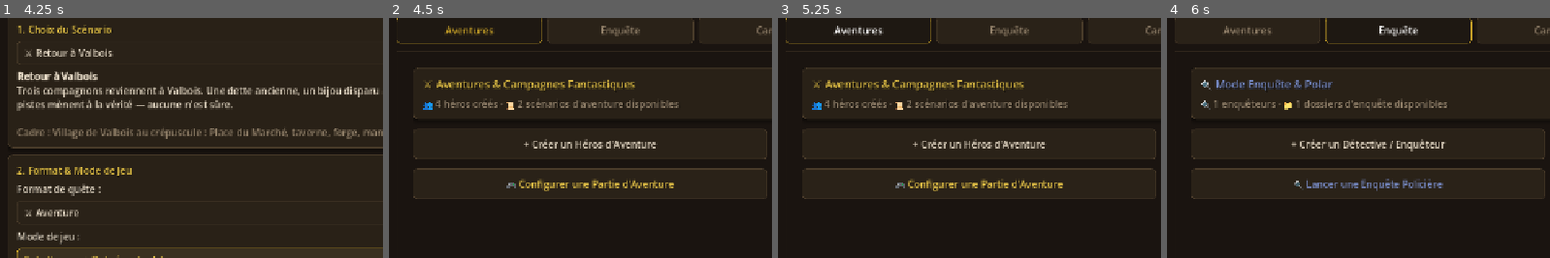
Above: before the commit, frames 1-4 (left to right).
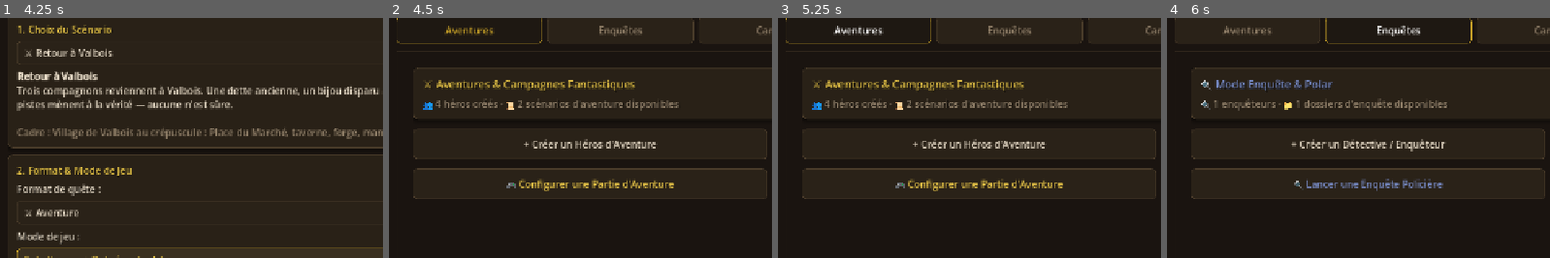
Above: after the commit, the same moments.

Repository: Poisson48/OpenQuest_jdr
Game: Godot game, scene res://scenes/main_menu.tscn
Two runs of this game, one before a commit and one after it. Both use one fixed random seed, a clock stepped at 60 frames per second and the inputs below.
Inputs (mouse positions are % of the whole screen's width and height, from its top left):
- Up to frame 1 (4.25 s): click "Français" at 0.5 s; click "🗺️ Partie en cours" at 1.25 s; click "⚙️ Nouvelle Partie" at 2 s; click "Solo (Joueur + Bots éventuels)" at 2.75 s; click "Solo (Joueur + Bots éventuels)" at 3.5 s
- Up to frame 2 (4.5 s): click "← Retour au Hub" at 4.25 s
- Up to frame 3 (5.25 s): click "Aventures" at 5 s
- Up to frame 4 (6 s): click (30, 11) at 5.75 s, where only the run before the commit has a clickable "Enquête"
The pictures show only the part of the screen within x 0-50%, y 8-58%; the shares and areas given below are measured in that part.

Frame 1 is identical in both runs. In frame 2, 0.2% of the frame differs, in the area x 54-67%, y 3-8%; in frame 3, 0.2%; in frame 4, 0.3%.

Commit message:
ui: ajoute un 's' à 'Enquêtes' dans l'onglet du hub

Diff:
--- a/game/scenes/hub.tscn
+++ b/game/scenes/hub.tscn
@@ -135,7 +135,7 @@
 theme_override_colors/font_color = Color(0.909804, 0.772549, 0.278431, 1)
 text = "🎮 Configurer une Partie d'Aventure"
 
-[node name="Enquête" type="MarginContainer" parent="MainLayout/TabContainer"]
+[node name="Enquêtes" type="MarginContainer" parent="MainLayout/TabContainer"]
 visible = false
 layout_mode = 2
 theme_override_constants/margin_left = 16
@@ -144,59 +144,59 @@
 theme_override_constants/margin_bottom = 16
 metadata/_tab_index = 1
 
-[node name="TabScroll" type="ScrollContainer" parent="MainLayout/TabContainer/Enquête"]
+[node name="TabScroll" type="ScrollContainer" parent="MainLayout/TabContainer/Enquêtes"]
 layout_mode = 2
 size_flags_horizontal = 3
 size_flags_vertical = 3
 horizontal_scroll_mode = 0
 vertical_scroll_mode = 2
 
-[node name="VBox" type="VBoxContainer" parent="MainLayout/TabContainer/Enquête/TabScroll"]
+[node name="VBox" type="VBoxContainer" parent="MainLayout/TabContainer/Enquêtes/TabScroll"]
 layout_mode = 2
 size_flags_horizontal = 3
 theme_override_constants/separation = 16
 
-[node name="HeroCard" type="PanelContainer" parent="MainLayout/TabContainer/Enquête/TabScroll/VBox"]
-layout_mode = 2
-
-[node name="HeroVBox" type="VBoxContainer" parent="MainLayout/TabContainer/Enquête/TabScroll/VBox/HeroCard"]
-layout_mode = 2
-theme_override_constants/separation = 8
-
-[node name="LblTitle" type="Label" parent="MainLayout/TabContainer/Enquête/TabScroll/VBox/HeroCard/HeroVBox"]
+[node name="HeroCard" type="PanelContainer" parent="MainLayout/TabContainer/Enquêtes/TabScroll/VBox"]
+layout_mode = 2
+
+[node name="HeroVBox" type="VBoxContainer" parent="MainLayout/TabContainer/Enquêtes/TabScroll/VBox/HeroCard"]
+layout_mode = 2
+theme_override_constants/separation = 8
+
+[node name="LblTitle" type="Label" parent="MainLayout/TabContainer/Enquêtes/TabScroll/VBox/HeroCard/HeroVBox"]
 layout_mode = 2
 theme_override_colors/font_color = Color(0.470588, 0.54902, 0.784314, 1)
 theme_override_font_sizes/font_size = 18
 text = "🔍 Mode Enquête & Polar"
 
-[node name="InvSummaryLabel" type="Label" parent="MainLayout/TabContainer/Enquête/TabScroll/VBox/HeroCard/HeroVBox"]
+[node name="InvSummaryLabel" type="Label" parent="MainLayout/TabContainer/Enquêtes/TabScroll/VBox/HeroCard/HeroVBox"]
 unique_name_in_owner = true
 layout_mode = 2
 theme_override_colors/font_color = Color(0.603922, 0.533333, 0.439216, 1)
 text = "Chargement..."
 
-[node name="ActionGrid" type="GridContainer" parent="MainLayout/TabContainer/Enquête/TabScroll/VBox"]
+[node name="ActionGrid" type="GridContainer" parent="MainLayout/TabContainer/Enquêtes/TabScroll/VBox"]
 layout_mode = 2
 size_flags_horizontal = 3
 theme_override_constants/h_separation = 16
 theme_override_constants/v_separation = 16
 columns = 2
 
-[node name="BtnInvNewChar" type="Button" parent="MainLayout/TabContainer/Enquête/TabScroll/VBox/ActionGrid"]
+[node name="BtnInvNewChar" type="Button" parent="MainLayout/TabContainer/Enquêtes/TabScroll/VBox/ActionGrid"]
 unique_name_in_owner = true
 custom_minimum_size = Vector2(0, 50)
 layout_mode = 2
 size_flags_horizontal = 3
 text = "+ Créer un Détective / Enquêteur"
 
-[node name="BtnInvScenarios" type="Button" parent="MainLayout/TabContainer/Enquête/TabScroll/VBox/ActionGrid"]
+[node name="BtnInvScenarios" type="Button" parent="MainLayout/TabContainer/Enquêtes/TabScroll/VBox/ActionGrid"]
 unique_name_in_owner = true
 custom_minimum_size = Vector2(0, 50)
 layout_mode = 2
 size_flags_horizontal = 3
 text = "📁 Dossiers d'Enquêtes & Mystères"
 
-[node name="BtnInvPlay" type="Button" parent="MainLayout/TabContainer/Enquête/TabScroll/VBox/ActionGrid"]
+[node name="BtnInvPlay" type="Button" parent="MainLayout/TabContainer/Enquêtes/TabScroll/VBox/ActionGrid"]
 unique_name_in_owner = true
 custom_minimum_size = Vector2(0, 50)
 layout_mode = 2
--- a/game/scripts/hub.gd
+++ b/game/scripts/hub.gd
@@ -58,7 +58,7 @@
 	confirm_publish_map.confirmed.connect(_on_confirm_publish_map)
 	confirm_delete_bot.confirmed.connect(_on_confirm_delete_bot)
 
-	_ensure_tab_scroll(["Aventures", "Enquête", "Cartes", "Bots", "Multijoueur"])
+	_ensure_tab_scroll(["Aventures", "Enquêtes", "Cartes", "Bots", "Multijoueur"])
 	_setup_full_width_tabs()
 	_apply_pending_hub_tab()
 	MapData.maps_updated.connect(_render_maps_tab)
